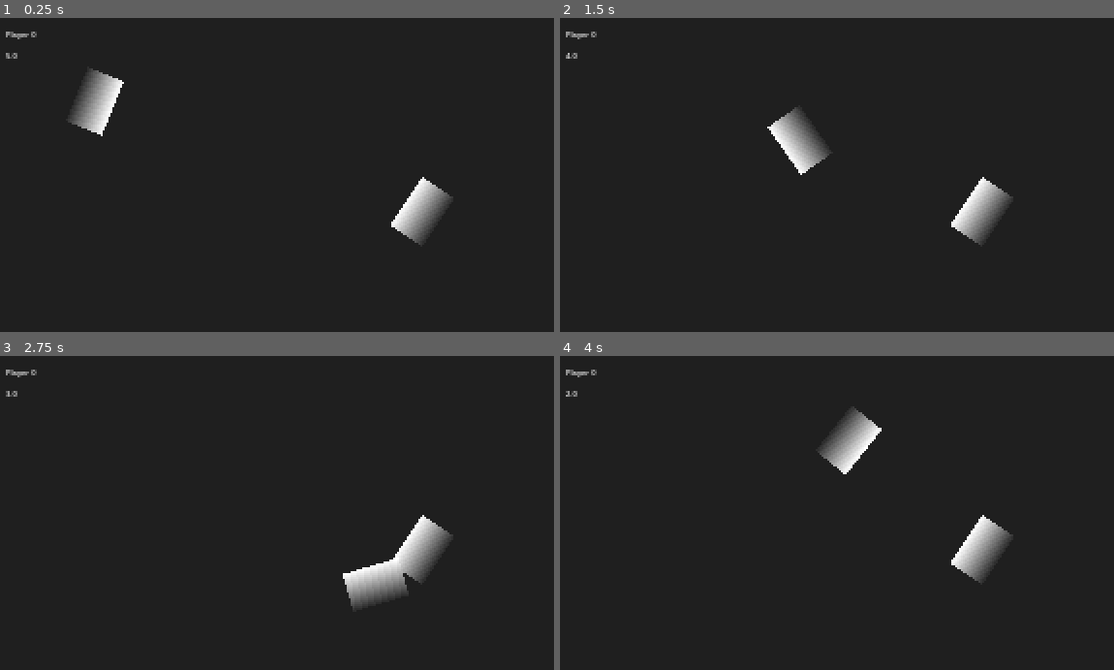
Above: before the commit, frames 1-4 (two rows, left to right).
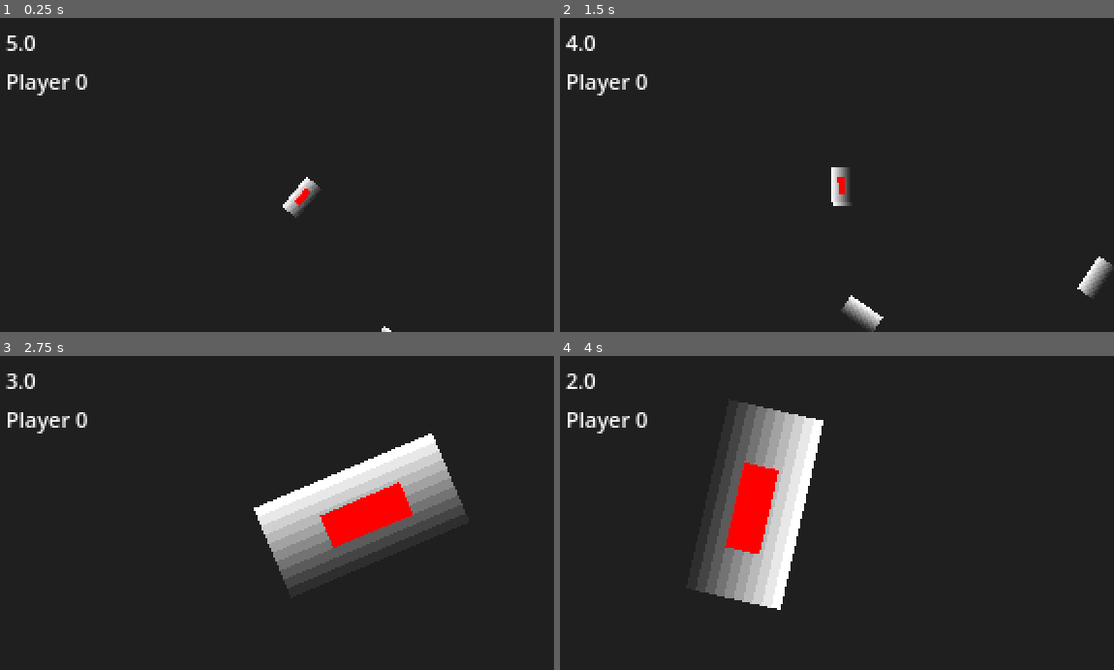
Above: after the commit, the same moments.

Repository: miglitopictures/nutz
Game: Godot game, scene res://scenes/main.tscn
Same seed, same stepped clock (60 frames per second), same inputs: the game is played once before the commit and once after it. Before the commit the project starts from res://main.tscn.
Inputs (mouse positions are in pixels of both pictures, inside the frame that each line leads up to):
- Up to frame 1 (0.25 s): no input
- Up to frame 2 (1.5 s): move the mouse to (958, 159) at 0.52 s; hold Right (right) 0.53-1.28 s; tap Mouse wheel down (zoom-in, bound only after the commit) at 0.6 s; tap Mouse wheel up (zoom-out, bound only after the commit) at 0.8, 1.35 s; move the mouse to (726, 190) at 1.27 s; hold Down (down) from 1.28 s (still down)
- Up to frame 3 (2.75 s): tap Mouse wheel down (zoom-in, bound only after the commit) at 1.55, 2.1 s; move the mouse to (332, 443) at 2.02 s; release Down (down) at 2.03 s; hold Right (right) from 2.03 s (still down); tap Mouse wheel up (zoom-out, bound only after the commit) at 2.3 s
- Up to frame 4 (4 s): move the mouse to (809, 575) at 2.77 s; release Right (right) at 2.78 s; hold Up (up) 2.78-3.53 s; tap Mouse wheel up (zoom-out, bound only after the commit) at 2.85, 3.8 s; tap Mouse wheel down (zoom-in, bound only after the commit) at 3.05, 3.6 s; move the mouse to (1003, 560) at 3.52 s; hold Left (left) from 3.53 s (still down)

The runs differ from the first frame. In frame 1, 3.5% of the frame differs, in the area x 1-82%, y 4-100%; in frame 2, 4.3%; in frame 3, 13%; in frame 4, 13%, in the area x 1-82%, y 4-81%.

Commit message:
camera and organization

Diff:
--- a/main.tscn
+++ /dev/null
@@ -1,46 +0,0 @@
-[gd_scene format=3 uid="uid://d4hy427c1l6r1"]
-
-[ext_resource type="PackedScene" uid="uid://ck1j0dc4rp3q5" path="res://player.tscn" id="1_ig7tw"]
-[ext_resource type="PackedScene" uid="uid://tde25l3bqajc" path="res://TurnManager.tscn" id="2_0xm2m"]
-[ext_resource type="Script" uid="uid://o68lrw66tnuw" path="res://current_player_label.gd" id="3_1bvp3"]
-[ext_resource type="Script" uid="uid://kc3nt865m308" path="res://timer_label.gd" id="3_h2yge"]
-
-[sub_resource type="LabelSettings" id="LabelSettings_1bvp3"]
-font_size = 4
-
-[node name="Battlefield" type="Node2D" unique_id=1643642390]
-
-[node name="Player2" parent="." unique_id=307509862 instance=ExtResource("1_ig7tw")]
-position = Vector2(220, 100)
-rotation = -2.5472212
-
-[node name="Player1" parent="." unique_id=1740798139 instance=ExtResource("1_ig7tw")]
-position = Vector2(51, 43)
-rotation = 0.7230626
-
-[node name="TurnManager" parent="." unique_id=188452967 node_paths=PackedStringArray("players") instance=ExtResource("2_0xm2m")]
-players = [NodePath("../Player1"), NodePath("../Player2")]
-
-[node name="Debug UI" type="CanvasLayer" parent="." unique_id=78835688]
-
-[node name="VBoxContainer" type="VBoxContainer" parent="Debug UI" unique_id=1508381271]
-offset_left = 5.0
-offset_top = 5.0
-offset_right = 45.0
-offset_bottom = 45.0
-
-[node name="TimerLabel" type="Label" parent="Debug UI/VBoxContainer" unique_id=1114339690 node_paths=PackedStringArray("turn_manager")]
-texture_filter = 2
-layout_mode = 2
-text = "Timer"
-label_settings = SubResource("LabelSettings_1bvp3")
-script = ExtResource("3_h2yge")
-turn_manager = NodePath("../../../TurnManager")
-
-[node name="CurrentPlayerLabel" type="Label" parent="Debug UI/VBoxContainer" unique_id=1979300281 node_paths=PackedStringArray("turn_manager")]
-texture_filter = 2
-layout_mode = 2
-text = "Timer"
-label_settings = SubResource("LabelSettings_1bvp3")
-script = ExtResource("3_1bvp3")
-turn_manager = NodePath("../../../TurnManager")
--- a/project.godot
+++ b/project.godot
@@ -50,6 +50,23 @@
 , Object(InputEventKey,"resource_local_to_scene":false,"resource_name":"","device":-1,"window_id":0,"alt_pressed":false …(183 unchanged characters)…
 ]
 }
+debug={
+"deadzone": 0.2,
+"events": [Object(InputEventKey,"resource_local_to_scene":false,"resource_name":"","device":-1,"window_id":0,"alt_pressed":false,"shift_pressed":false,"ctrl_pressed":false,"meta_pressed":false,"pressed":false,"keycode":0,"physical_keycode":49,"key_label":0,"unicode":49,"location":0,"echo":false,"script":null)
+]
+}
+zoom-in={
+"deadzone": 0.2,
+"events": [Object(InputEventMouseButton,"resource_local_to_scene":false,"resource_name":"","device":-1,"window_id":0,"alt_pressed":false,"shift_pressed":false,"ctrl_pressed":false,"meta_pressed":false,"button_mask":16,"position":Vector2(180, 9),"global_position":Vector2(189, 57),"factor":1.0,"button_index":5,"canceled":false,"pressed":true,"double_click":false,"script":null)
+, Object(InputEventKey,"resource_local_to_scene":false,"resource_name":"","device":-1,"window_id":0,"alt_pressed":false,"shift_pressed":false,"ctrl_pressed":false,"meta_pressed":false,"pressed":false,"keycode":0,"physical_keycode":61,"key_label":0,"unicode":61,"location":0,"echo":false,"script":null)
+]
+}
+zoom-out={
+"deadzone": 0.2,
+"events": [Object(InputEventMouseButton,"resource_local_to_scene":false,"resource_name":"","device":-1,"window_id":0,"alt_pressed":false,"shift_pressed":false,"ctrl_pressed":false,"meta_pressed":false,"button_mask":8,"position":Vector2(316, 21),"global_position":Vector2(325, 69),"factor":1.0,"button_index":4,"canceled":false,"pressed":true,"double_click":false,"script":null)
+, Object(InputEventKey,"resource_local_to_scene":false,"resource_name":"","device":-1,"window_id":0,"alt_pressed":false,"shift_pressed":false,"ctrl_pressed":false,"meta_pressed":false,"pressed":false,"keycode":0,"physical_keycode":45,"key_label":0,"unicode":45,"location":0,"echo":false,"script":null)
+]
+}
 
 [physics]
 
--- a/TurnManager.tscn
+++ b/scenes/TurnManager.tscn
@@ -1,6 +1,6 @@
 [gd_scene format=3 uid="uid://tde25l3bqajc"]
 
-[ext_resource type="Script" uid="uid://b08aavltrljni" path="res://turn_manager.gd" id="1_dkwta"]
+[ext_resource type="Script" uid="uid://b08aavltrljni" path="res://scripts/turn_manager.gd" id="1_dkwta"]
 
 [node name="TurnManager" type="Node" unique_id=188452967]
 script = ExtResource("1_dkwta")
--- /dev/null
+++ b/scenes/camera_2d.gd
@@ -0,0 +1,16 @@
+extends Camera2D
+
+@onready var turn_manager: Node = $"../TurnManager"
+
+# Called when the node enters the scene tree for the first time.
+func _ready() -> void:
+	pass # Replace with function body.
+
+
+# Called every frame. 'delta' is the elapsed time since the previous frame.
+func _process(delta: float) -> void:
+	position = turn_manager.get_current_player().global_position
+
+	var zoomInput := Input.get_axis('zoom-out', 'zoom-in')
+	zoom.x = zoom.x + zoomInput
+	zoom.y = zoom.y + zoomInput
--- /dev/null
+++ b/scenes/main.tscn
@@ -0,0 +1,59 @@
+[gd_scene format=3 uid="uid://d4hy427c1l6r1"]
+
+[ext_resource type="PackedScene" uid="uid://ck1j0dc4rp3q5" path="res://scenes/player.tscn" id="1_tbgi4"]
+[ext_resource type="PackedScene" uid="uid://tde25l3bqajc" path="res://scenes/TurnManager.tscn" id="2_tefeu"]
+[ext_resource type="Script" uid="uid://60ferq7o18ps" path="res://scripts/debug/debug_ui.gd" id="3_o6xl0"]
+[ext_resource type="Script" uid="uid://kc3nt865m308" path="res://scripts/debug/timer_label.gd" id="4_tipki"]
+[ext_resource type="Script" uid="uid://o68lrw66tnuw" path="res://scripts/debug/current_player_label.gd" id="5_85g3d"]
+[ext_resource type="Script" uid="uid://b1bmoc2ddw4fx" path="res://scenes/camera_2d.gd" id="6_tefeu"]
+
+[sub_resource type="LabelSettings" id="LabelSettings_1bvp3"]
+font_size = 11
+
+[node name="Battlefield" type="Node2D" unique_id=1643642390]
+
+[node name="Debug UI" type="CanvasLayer" parent="." unique_id=78835688]
+layer = 3
+script = ExtResource("3_o6xl0")
+
+[node name="Debug Labels" type="VBoxContainer" parent="Debug UI" unique_id=1508381271]
+offset_left = 5.0
+offset_top = 5.0
+offset_right = 45.0
+offset_bottom = 45.0
+
+[node name="TimerLabel" type="Label" parent="Debug UI/Debug Labels" unique_id=1114339690 node_paths=PackedStringArray("turn_manager")]
+texture_filter = 2
+layout_mode = 2
+text = "Time Left"
+label_settings = SubResource("LabelSettings_1bvp3")
+script = ExtResource("4_tipki")
+turn_manager = NodePath("../../../TurnManager")
+
+[node name="CurrentPlayerLabel" type="Label" parent="Debug UI/Debug Labels" unique_id=1979300281 node_paths=PackedStringArray("turn_manager")]
+texture_filter = 2
+layout_mode = 2
+text = "Player Lbel"
+label_settings = SubResource("LabelSettings_1bvp3")
+script = ExtResource("5_85g3d")
+turn_manager = NodePath("../../../TurnManager")
+
+[node name="Player3" parent="." unique_id=307509862 instance=ExtResource("1_tbgi4")]
+position = Vector2(99.00001, 118.99998)
+rotation = -0.9803659
+scale = Vector2(0.99999994, 0.99999994)
+
+[node name="Player2" parent="." unique_id=1521474295 instance=ExtResource("1_tbgi4")]
+position = Vector2(220, 100)
+rotation = -2.5472212
+
+[node name="Player1" parent="." unique_id=1740798139 instance=ExtResource("1_tbgi4")]
+position = Vector2(51, 43)
+rotation = 0.7230626
+
+[node name="TurnManager" parent="." unique_id=188452967 node_paths=PackedStringArray("players") instance=ExtResource("2_tefeu")]
+players = [NodePath("../Player1"), NodePath("../Player2"), NodePath("../Player3")]
+
+[node name="Camera2D" type="Camera2D" parent="." unique_id=1705022106]
+position_smoothing_enabled = true
+script = ExtResource("6_tefeu")
--- a/player.tscn
+++ b/scenes/player.tscn
@@ -1,8 +1,10 @@
 [gd_scene format=3 uid="uid://ck1j0dc4rp3q5"]
 
-[ext_resource type="Script" uid="uid://cxdpmfjc6us6i" path="res://player.gd" id="1_4flbx"]
+[ext_resource type="Script" uid="uid://cxdpmfjc6us6i" path="res://scripts/player.gd" id="1_4flbx"]
 
 [sub_resource type="CapsuleShape2D" id="CapsuleShape2D_6qbq8"]
+radius = 5.0
+height = 20.05
 
 [sub_resource type="Gradient" id="Gradient_4flbx"]
 offsets = PackedFloat32Array(0.006134969, 1)
@@ -10,8 +12,9 @@
 
 [sub_resource type="GradientTexture2D" id="GradientTexture2D_mb8qb"]
 gradient = SubResource("Gradient_4flbx")
-width = 20
-height = 30
+width = 10
+height = 20
+use_hdr = true
 
 [node name="Player" type="CharacterBody2D" unique_id=307509862]
 script = ExtResource("1_4flbx")
@@ -22,3 +25,12 @@
 
 [node name="Sprite2D" type="Sprite2D" parent="." unique_id=1586424858]
 texture = SubResource("GradientTexture2D_mb8qb")
+
+[node name="ActiveMarker" type="ColorRect" parent="." unique_id=1414765541]
+visible = false
+offset_left = -2.0
+offset_top = -4.0
+offset_right = 38.0
+offset_bottom = 36.0
+scale = Vector2(0.09038591, 0.22327696)
+color = Color(1, 0, 0, 1)
--- /dev/null
+++ b/scripts/debug/debug_ui.gd
@@ -0,0 +1,12 @@
+extends CanvasLayer
+
+
+# Called when the node enters the scene tree for the first time.
+func _ready() -> void:
+	pass # Replace with function body.
+
+
+# Called every frame. 'delta' is the elapsed time since the previous frame.
+func _process(_delta: float) -> void:
+	if Input.is_action_just_pressed("debug"):
+		visible = !visible
--- a/current_player_label.gd
+++ b/scripts/debug/timer_label.gd
@@ -3,4 +3,4 @@
 @export var turn_manager : Node
 
 func _process(_delta: float) -> void:
-	text = str(ceil(turn_manager.get_turn_time_left()))
+	text = str(ceil(turn_manager.get_time_left()))
--- a/player.gd
+++ b/scripts/player.gd
@@ -1,12 +1,15 @@
 class_name Player
 extends CharacterBody2D
 
-const SPEED : float = 100.0
+const SPEED : float = 50.0
 
 var isActive := false
+@onready var active_marker: ColorRect = $ActiveMarker
 
 func _physics_process(_delta: float) -> void:
 	if isActive:
+		active_marker.visible = true
+
 		# rotate towards mouse
 		look_at(get_global_mouse_position())
 
@@ -20,3 +23,5 @@
 			velocity.x = 0
 			velocity.y = 0
 		move_and_slide()
+	else:
+		active_marker.visible = false
--- a/turn_manager.gd
+++ b/scripts/turn_manager.gd
@@ -15,13 +15,23 @@
 func _on_timer_timeout() -> void:
 	if currentState == TurnState.ACTIVE:
 		currentState = TurnState.WAITING
+		# end current player`s turn
 		players[current_player_index].isActive = false;
+		print(players[current_player_index].name + "`s turn ended!")
+
+		# change current to next player
 		current_player_index = (current_player_index + 1) % len(players)
 		players[current_player_index].isActive = true;
-		print("Turn ended!")
+		print("Current player: " + players[current_player_index].name)
+		print()
 
-		timer.start() # for testing im restarting right away
+		# reset timer and set state to active [just for testing :p]
+		timer.start()
 		currentState = TurnState.ACTIVE
 
-func get_turn_time_left() -> float:
+# Getter for time_left on current turn [used in timer label for now]
+func get_time_left() -> float:
 	return timer.time_left
+
+func get_current_player() -> Player:
+	return players[current_player_index]
Not shown, added: scenes/camera_2d.gd.uid
Renamed: timer_label.gd -> scripts/debug/current_player_label.gd
Renamed: current_player_label.gd.uid -> scripts/debug/current_player_label.gd.uid
Not shown, added: scripts/debug/debug_ui.gd.uid
Renamed: timer_label.gd.uid -> scripts/debug/timer_label.gd.uid
Renamed: player.gd.uid -> scripts/player.gd.uid
Renamed: turn_manager.gd.uid -> scripts/turn_manager.gd.uid
